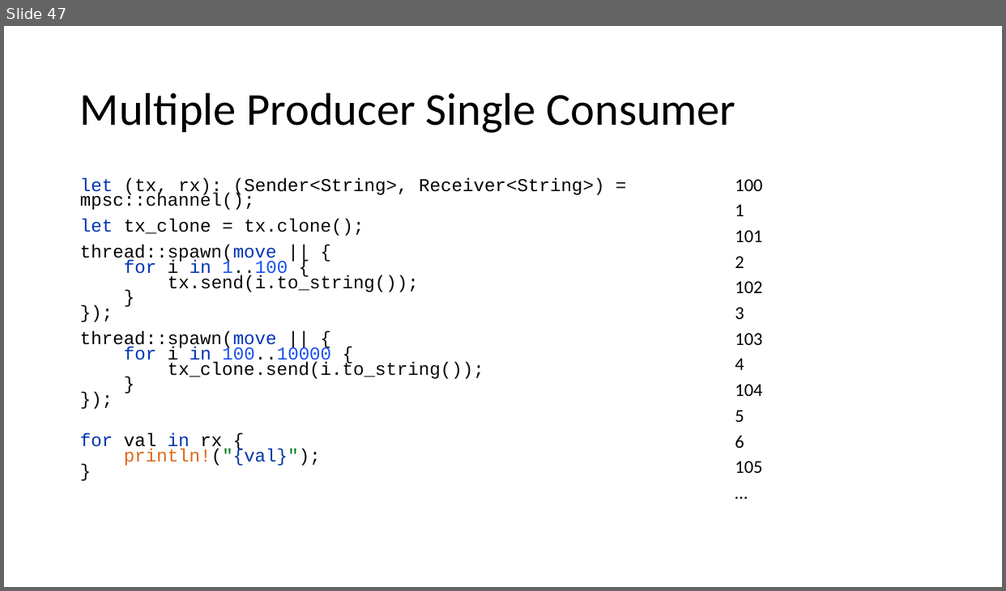
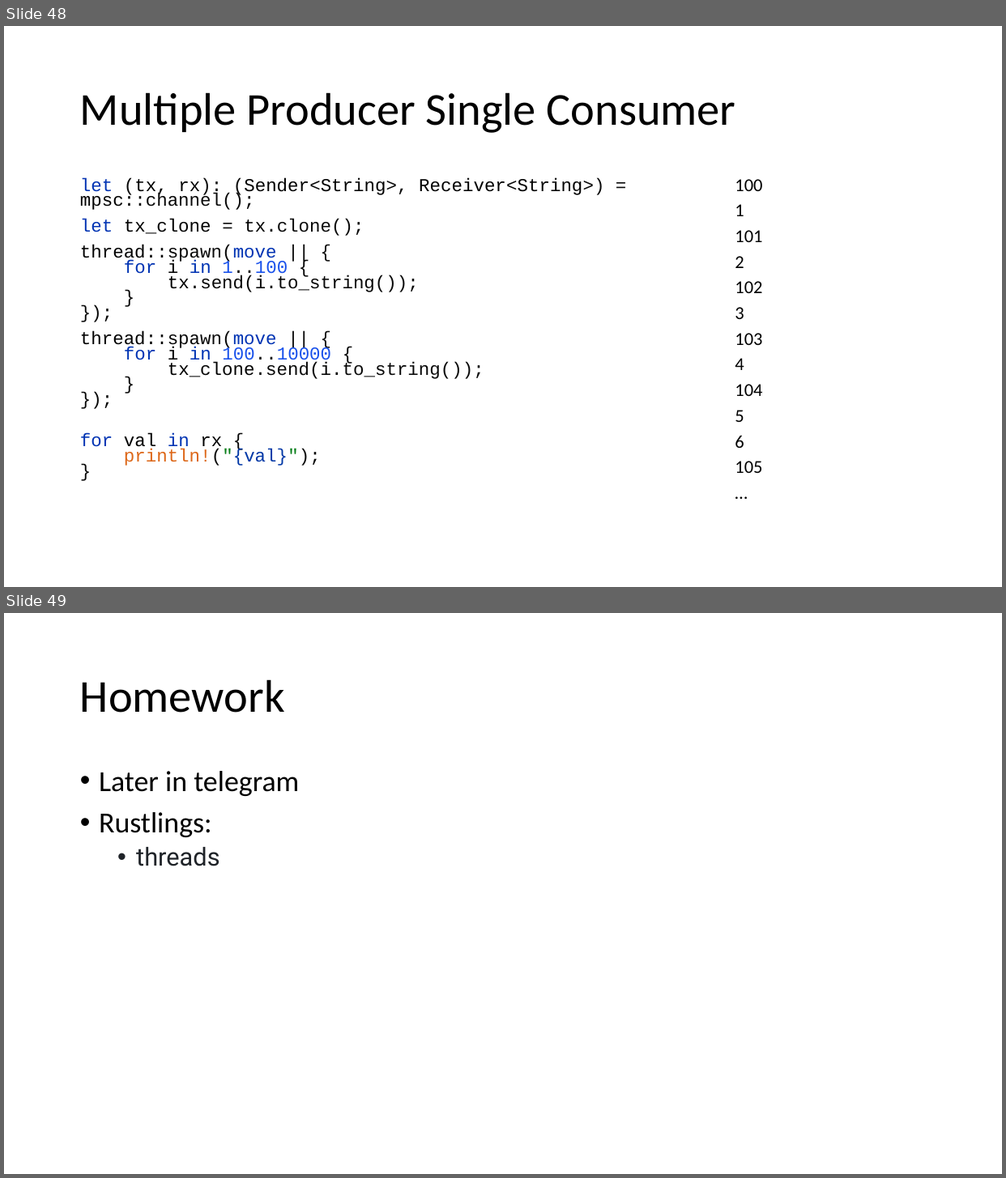
Before and after one commit to kugushev/course-rust-basics, a slide deck: src/11-Multithreading/11-Multithreading.pptx. Shown one above the other, each under a label of ours: slide 47 before the commit, slides 48 and 49 after it. The pictures are 1006x591 and 1006x1178 pixels, drawn with LibreOffice and Linux fonts; fonts in the diff are those of the drawing. Boxes give left, top, right and bottom in pixels: in the first picture for what was removed or moved away, otherwise in the second. Text is boxed around its words. In the diff, an @@ line names an element or a change of style, - is before the commit and + after.

```diff
--- a/src/11-Multithreading/11-Multithreading.pptx
+++ b/src/11-Multithreading/11-Multithreading.pptx
@@ slide 49 added at [4, 613, 1002, 1174], background #FFFFFF @@
@@ title added at [80, 679, 285, 713], 44 pt, text #000000 @@
+Homework
@@ text added at [99, 771, 299, 867], 28 pt, text #000000 @@
+• Later in telegram
+• Rustlings:
+  • threads
@@ what was slide 47 is now slide 48 @@
```
Also in this commit, not shown: 1 other slide added, 1 slide removed, 2 other files.
